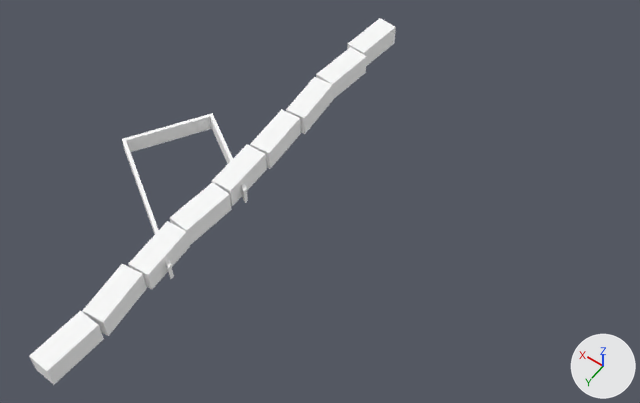
One commit to the glTF model cities/arlov-borggatan/pack/tiles/c-14_-1.glb: the scene before it, then after it.
Rendered twice from a 50 mm camera at (-839.7, 15.2, 73.4) aimed at (-808.1, -29.2, 3.8). The axes (+X, +Y, +Z) are drawn at lower right. The lights are the same throughout. The first picture is the older version. Where no turn or scale is listed for an object, it has been applied to the vertices. Vertices at exactly the same position are counted once.

Before the edit, the objects in view are built like this:
```python
me_sm_edge_containers__14__1 = bpy.data.meshes.new('SM_Edge_Containers_-14_-1')
me_sm_edge_containers__14__1.from_pydata(...)  # 72 vertices, 90 faces; spans x -1.5..1.5, y -28.3..28.3, z -1.3..1.3
# faces by material slot: [10, 10, 20, 20, 10, 20]
me_sm_edge_containers__14__1.materials.append(mat_m_container_orange_metal)  # white #ffffff
me_sm_edge_containers__14__1.materials.append(mat_m_container_red_metal)  # white #ffffff
me_sm_edge_containers__14__1.materials.append(mat_m_container_green_metal)  # white #ffffff
me_sm_edge_containers__14__1.materials.append(mat_m_container_rust_metal)  # white #ffffff
me_sm_edge_containers__14__1.materials.append(mat_m_container_blue_metal)  # white #ffffff
me_sm_edge_containers__14__1.materials.append(mat_m_container_grey_metal)  # white #ffffff
me_sm_wall_wall__14__1 = bpy.data.meshes.new('SM_Wall_Wall_-14_-1')
me_sm_wall_wall__14__1.from_pydata(...)  # 46 vertices, 68 faces; spans x -7.6..7.6, y -9.2..9.2, z -1.0..1.0
me_sm_wall_wall__14__1.materials.append(mat_m_stonewall)  # white #ffffff
ob_sm_edge_containers__14__1 = bpy.data.objects.new('SM_Edge_Containers_-14_-1', me_sm_edge_containers__14__1)
ob_sm_edge_containers__14__1.location = (-798.0, -28.75, 1.29)
ob_sm_wall_wall__14__1 = bpy.data.objects.new('SM_Wall_Wall_-14_-1', me_sm_wall_wall__14__1)
ob_sm_wall_wall__14__1.location = (-792.36, -24.42, 0.8)
```
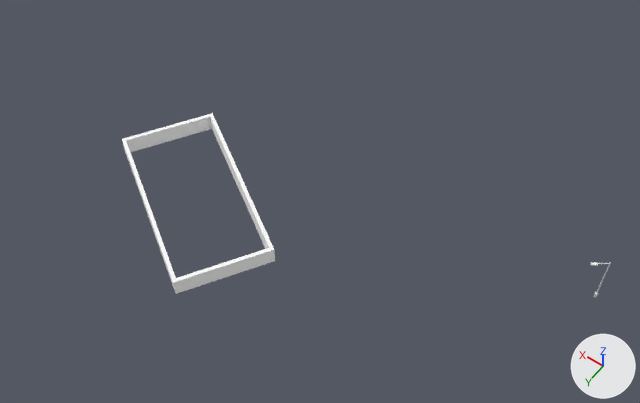
Where the newer file only moved an object's origin or applied its transform, the numbers keep the older frame.

Changed parts and their boxes [x1, y1, x2, y2] in the pictures (640 x 403 px):
'SM_Edge_Containers_-14_-1', deleted
    before: [29, 18, 396, 385]
    faces in mat_m_container_grey_metal (white #ffffff): [29, 221, 190, 385]
    faces in mat_m_container_rust_metal (white #ffffff): [82, 109, 301, 336]
    faces in mat_m_container_green_metal (white #ffffff): [170, 77, 333, 245]
    faces in mat_m_container_blue_metal (white #ffffff): [212, 144, 267, 206]
    faces in mat_m_container_red_metal (white #ffffff): [316, 47, 367, 99]
'SM_Wall_Wall_-14_-1', reshaped (21% wider, 9% taller)
    before: [122, 113, 248, 279]
    after: [122, 113, 275, 294]
'SM_Street_Furniture_-14_-1', added
    after: [590, 262, 611, 298]

The change, as a diff of the scene's bpy script:
```diff
--- a/cities/arlov-borggatan/pack/tiles/c-14_-1.glb.py
+++ b/cities/arlov-borggatan/pack/tiles/c-14_-1.glb.py
@@ mat_m_furniture_metal @@
+mat_m_furniture_metal = principled_material('M_Furniture_Metal')
+mat_m_furniture_metal.base_color = (1.0, 1.0, 1.0)  # white #ffffff
+mat_m_furniture_metal.metallic = 0.6
+mat_m_furniture_metal.roughness = 0.451
@@ mat_m_furniture_lampglass @@
+mat_m_furniture_lampglass = principled_material('M_Furniture_LampGlass')
+mat_m_furniture_lampglass.base_color = (1.0, 1.0, 1.0)  # white #ffffff
+mat_m_furniture_lampglass.roughness = 0.208
+mat_m_furniture_lampglass.emission_color = (1.0, 0.82, 0.55)  # beige #ffeac4
+mat_m_furniture_lampglass.emission_strength = 4.0
@@ me_sm_wall_wall__14__1 @@
 # used by ob_sm_wall_wall__14__1; location = (-792.36, -24.42, 0.8)
-me_sm_wall_wall__14__1.from_pydata(...)  # 46 vertices, 68 faces; spans x -7.6..7.6, y -9.2..9.2, z -1.0..1.0
+me_sm_wall_wall__14__1.from_pydata(...)  # 59 vertices, 86 faces; spans x -14.7..7.6, y -9.2..10.2, z -1.0..1.0
+# me_sm_wall_wall__14__1 part 1
+# 15 vertices are removed from x -7.6..4.9, y -5.7..9.2, z -1.0..1.0
+# 48 faces are deleted
+# 28 vertices are added at x -14.7..4.9, y -6.2..10.2, z -1.0..1.0
+# 66 new faces join them
 me_sm_wall_wall__14__1.materials.append(mat_m_stonewall)
@@ me_sm_street_furniture__14__1 @@
+me_sm_street_furniture__14__1.from_pydata(...)  # 56 vertices, 76 faces; spans x -0.83..0.83, y -0.67..0.67, z -2.88..2.88
+# faces by material slot: [64, 12]
+me_sm_street_furniture__14__1.materials.append(mat_m_furniture_metal)  # white #ffffff
+me_sm_street_furniture__14__1.materials.append(mat_m_furniture_lampglass)  # white #ffffff, glowing beige #ffeac4
@@ ob_sm_edge_containers__14__1 @@
-ob_sm_edge_containers__14__1 = bpy.data.objects.new('SM_Edge_Containers_-14_-1', me_sm_edge_containers__14__1)
-ob_sm_edge_containers__14__1.location = (-798.0, -28.75, 1.29)
@@ ob_sm_street_furniture__14__1 @@
+ob_sm_street_furniture__14__1 = bpy.data.objects.new('SM_Street_Furniture_-14_-1', me_sm_street_furniture__14__1)
+ob_sm_street_furniture__14__1.location = (-834.13, -37.1, 2.82)
```
